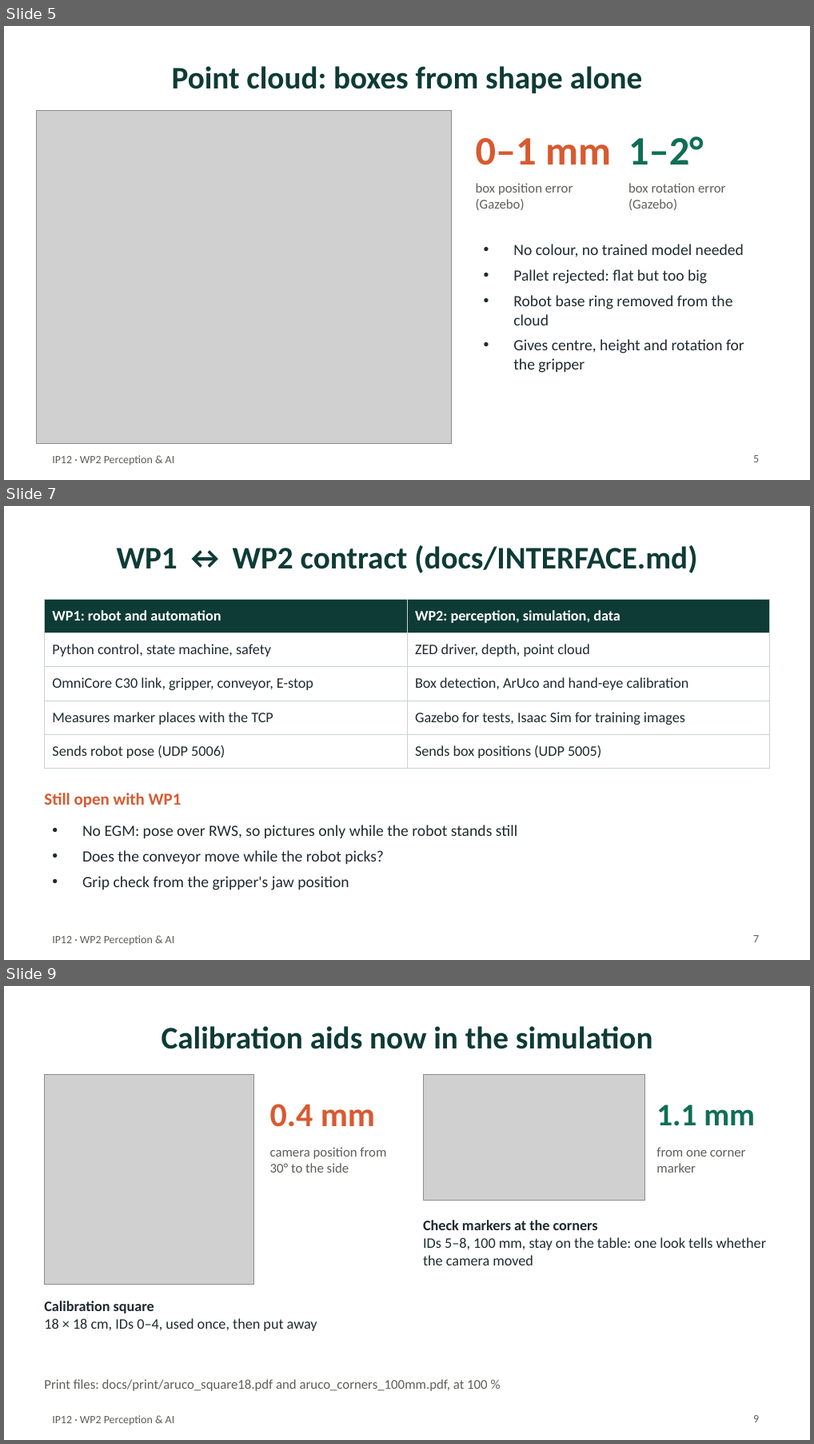
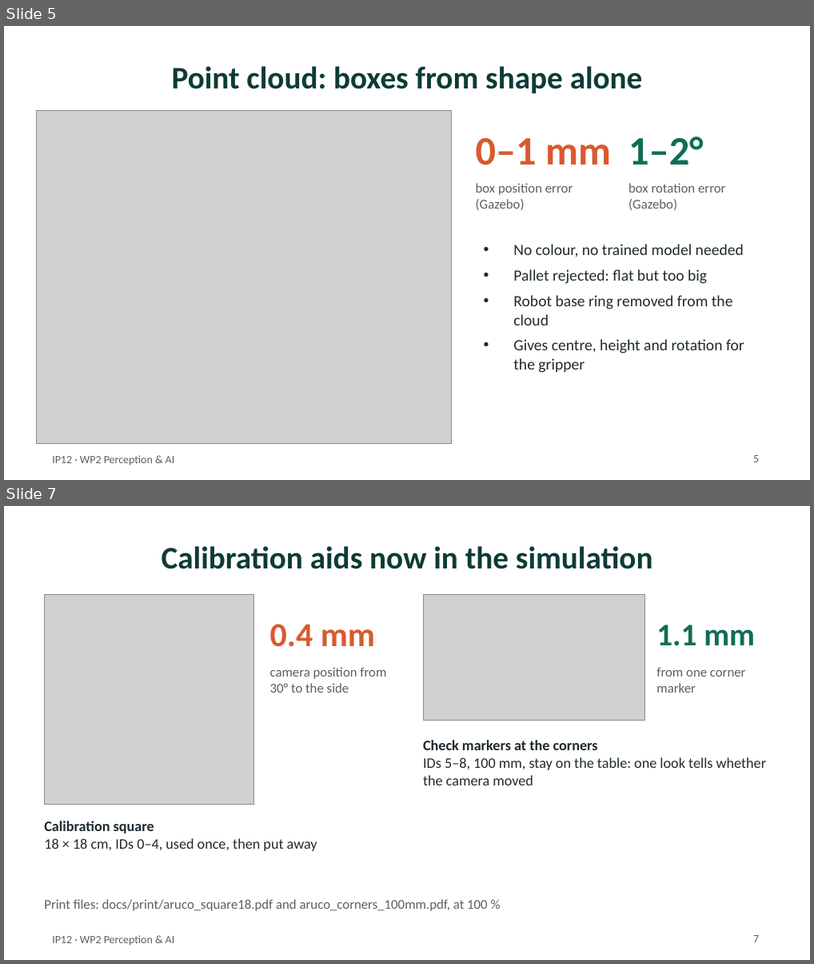
Before and after one commit to PhamAnhHoangg/IP12-ABB-IRB1100-Simulation, a slide deck: docs/IP12_WP2_perception_aruco.pptx. Shown one above the other, each under a label of ours: slides 5, 7 and 9 before the commit, slides 5 and 7 after it; the slides between them are not shown. The pictures are 814x1444 and 814x964 pixels, drawn with LibreOffice and Linux fonts; fonts in the diff are those of the drawing; grey boxes stand for pictures. Boxes give left, top, right and bottom in pixels: in the first picture for what was removed or moved away, otherwise in the second. Text is boxed around its words. In the diff, an @@ line names an element or a change of style, - is before the commit and + after.

Commit message:
Slides: focus on the point cloud and ArUco work only

```diff
--- a/docs/IP12_WP2_perception_aruco.pptx
+++ b/docs/IP12_WP2_perception_aruco.pptx
@@ slide 7 removed at (4,506,810,960), background #FFFFFF; not listed: 1 template element that a slide beside it also shows @@
@@ title removed at (117,545,698,573) @@
-WP1 ↔ WP2 contract (docs/INTERFACE.md)
@@ table removed at (44,599,770,761), 5 rows, 2 columns @@
-WP1: robot and automation | WP2: perception, simulation, data
-Python control, state machine, safety | ZED driver, depth, point cloud
-OmniCore C30 link, gripper, conveyor, E-stop | Box detection, ArUco and hand-eye calibration
-Measures marker places with the TCP | Gazebo for tests, Isaac Sim for training images
-Sends robot pose (UDP 5006) | Sends box positions (UDP 5005)
@@ text removed at (44,792,182,808) @@
-Still open with WP1
@@ text removed at (82,824,518,890) @@
-• No EGM: pose over RWS, so pictures only while the robot stands still
-• Does the conveyor move while the robot picks?
-• Grip check from the gripper's jaw position
@@ page number removed at (754,935,759,942) @@
-7
@@ what was slide 9 is now slide 7 @@
@@ page number at (754,935,759,942): text changed @@
-9
+7
```
Also in this commit, not shown: 3 slides changed, 1 other slide removed.
